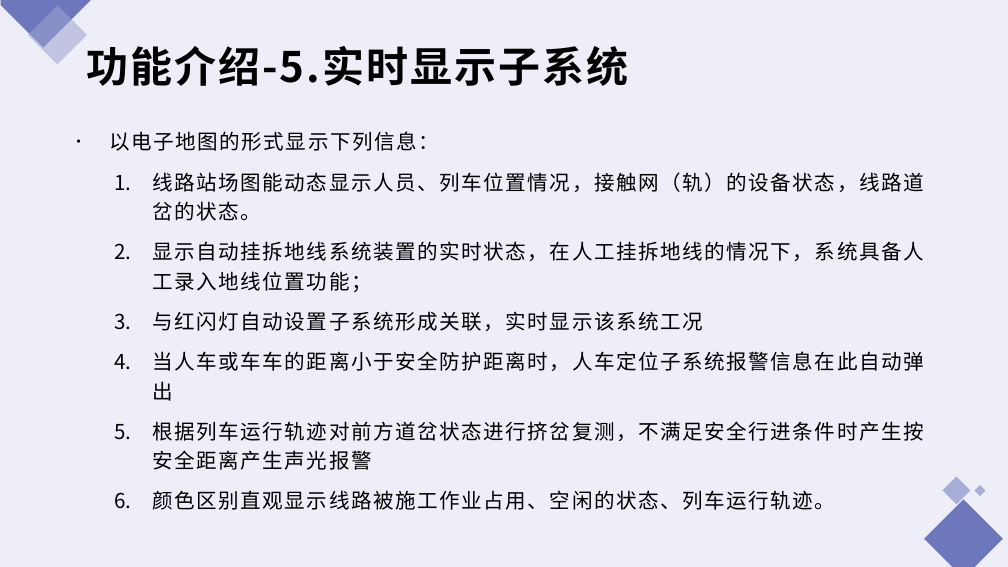
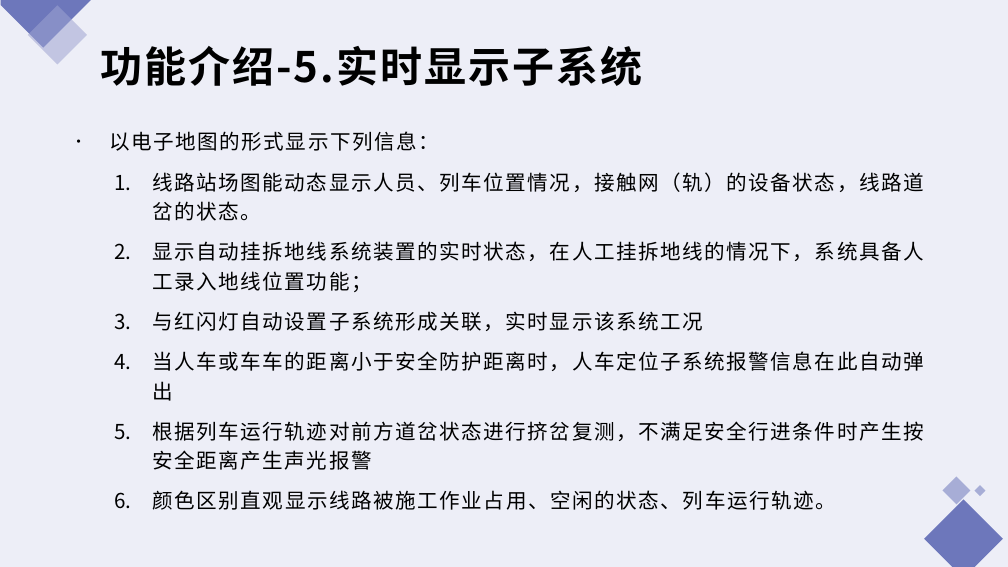
Before and after one commit to hanlibin1981/hlb, a slide deck: slide 10 of 深圳地铁智能施工管控项目总结报告.pptx. Drawn at 1008x567 pixels with LibreOffice and Linux fonts; fonts in the diff are those of the drawing. Boxes give left, top, right and bottom in pixels: in the first picture for what was removed or moved away, otherwise in the second. Text is boxed around its words. In the diff, an @@ line names an element or a change of style, - is before the commit and + after.

```diff
--- a/深圳地铁智能施工管控项目总结报告.pptx
+++ b/深圳地铁智能施工管控项目总结报告.pptx
@@ title "功能介绍-5.实时显示子系统" moved from (x1=86, y1=46, x2=629, y2=86) to (x1=100, y1=46, x2=643, y2=86) @@
```
Also in this commit, not shown: 2 other slides changed.
